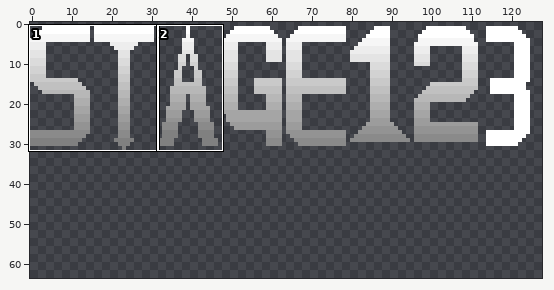
Edited in one commit: pixel-art file (SpaceInvaders/res/img/Misc/StageText.ase). Above, an overview of the earlier version with the close-up marked.
Close-up. The starting point:
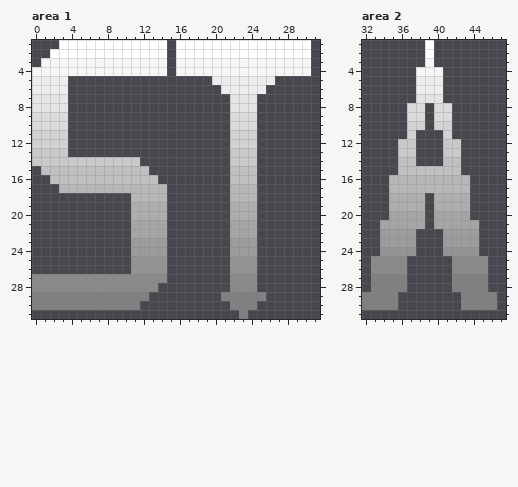
128x64 pixels, 1 frame. Shown: area 1: x 0..31, y 1..31; area 2: x 32..47, y 1..31. The commit also changed other parts of the picture, which this record leaves out.
New version:
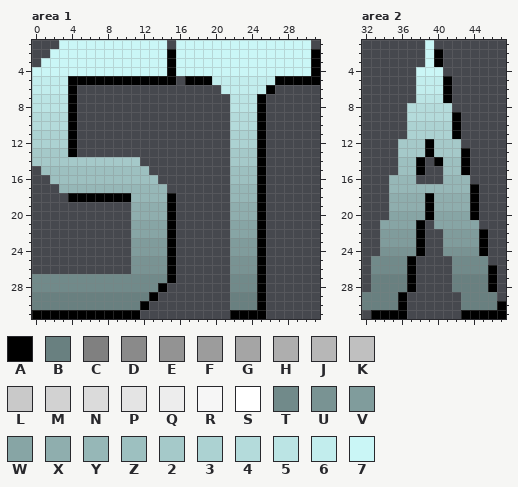
Palette (. is transparent): A #000000  B #698080  C #808080  D #8a8a8a  E #939393  F #9c9c9c  G #a5a5a5  H #aeaeae  J #b7b7b7  K #c0c0c0  L #c9c9c9  M #d2d2d2  N #dbdbdb  P #e4e4e4  Q #ededed  R #f6f6f6  S #ffffff  T #718a8a  U #799393  V #809c9c  W #87a5a5  X #8faeae  Y #96b7b7  Z #9dc0c0  2 #a5c9c9  3 #acd2d2  4 #b4dbdb  5 #bbe4e4  6 #c2eded  7 #caf6f6
What changed:
Changed rows in their new state; - is an unchanged pixel.
Area 1:
first column x 0:
 1 ---777777777777-777777777777777-
 2 --7777777777777A777777777777777A
 3 -77777777777777A777777777777777A
 4 777777777777777A777777777777777A
 5 6666AAAAAAAAAAAA-AAA6666666AAAAA
 6 6666A----------------66666A-----
 7 5555A-----------------555A------
 8 5555A-----------------555A------
 9 4444A-----------------444A------
10 4444A-----------------444A------
11 3333A-----------------333A------
12 3333A-----------------333A------
13 2222A-----------------222A------
14 222222222222----------222A------
15 -ZZZZZZZZZZZZ---------ZZZA------
16 --ZZZZZZZZZZZZ--------ZZZA------
17 ---YYYYYYYYYYYY-------YYYA------
18 ----AAAAAAAYYYYA------YYYA------
19 -----------XXXXA------XXXA------
20 -----------XXXXA------XXXA------
21 -----------WWWWA------WWWA------
22 -----------WWWWA------WWWA------
23 -----------VVVVA------VVVA------
24 -----------VVVVA------VVVA------
25 -----------UUUUA------UUUA------
26 -----------UUUUA------UUUA------
27 TTTTTTTTTTTTTTTA------TTTA------
28 TTTTTTTTTTTTTTA-------TTTA------
29 BBBBBBBBBBBBBA-------.BBBA------
30 BBBBBBBBBBBBA---------BBBA------
31 AAAAAAAAAAAA----------AAAA------
Area 2:
first column x 32:
 1 -------7--------
 2 -------7A-------
 3 -------7A-------
 4 ------777-------
 5 ------666A------
 6 ------666A------
 7 ------555A------
 8 -----44444------
 9 -----44444A-----
10 -----33333A-----
11 -----33333A-----
12 ----222A222-----
13 ----222A222A----
14 ----ZZA-AZZA----
15 ----ZZA..ZZA----
16 ---YYY...YYY----
17 ---YYYYYYYYYA---
18 ---XXXXAXXXXA---
19 ---XXXXAXXXXA---
20 ---WWWWAWWWWA---
21 --WWWWA-WWWWW---
22 --VVVVA--VVVVA--
23 --VVVVA--VVVVA--
24 --UUUUA--UUUUA--
25 -TTTTA----TTTT--
26 -TTTTA----TTTTA-
27 -BBBBA----BBBBA-
28 -BBBBA----BBBBA-
29 BBBBA------BBBB-
30 BBBBA------BBBBA
31 -AAAA------AAAAA
